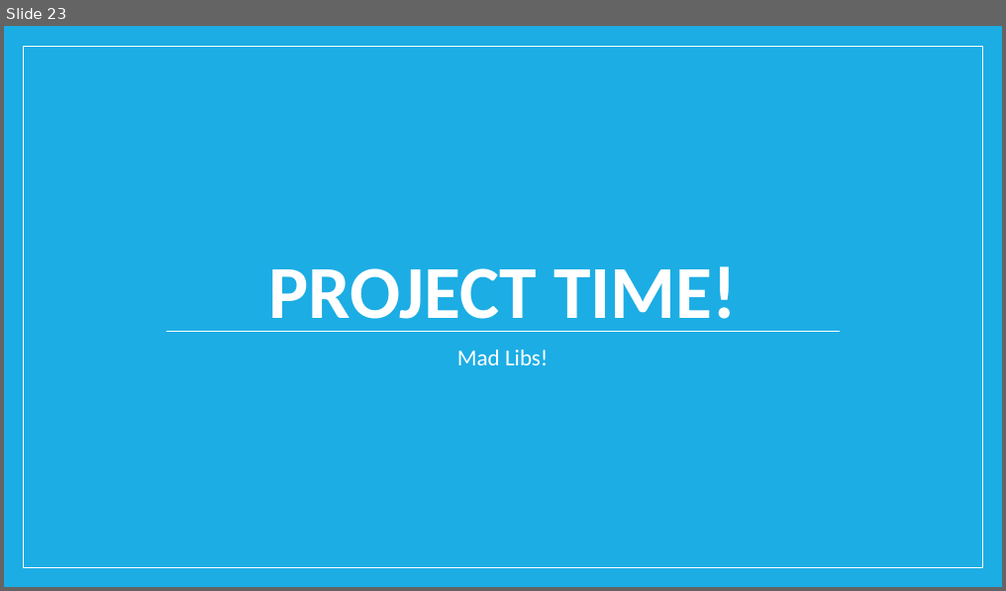
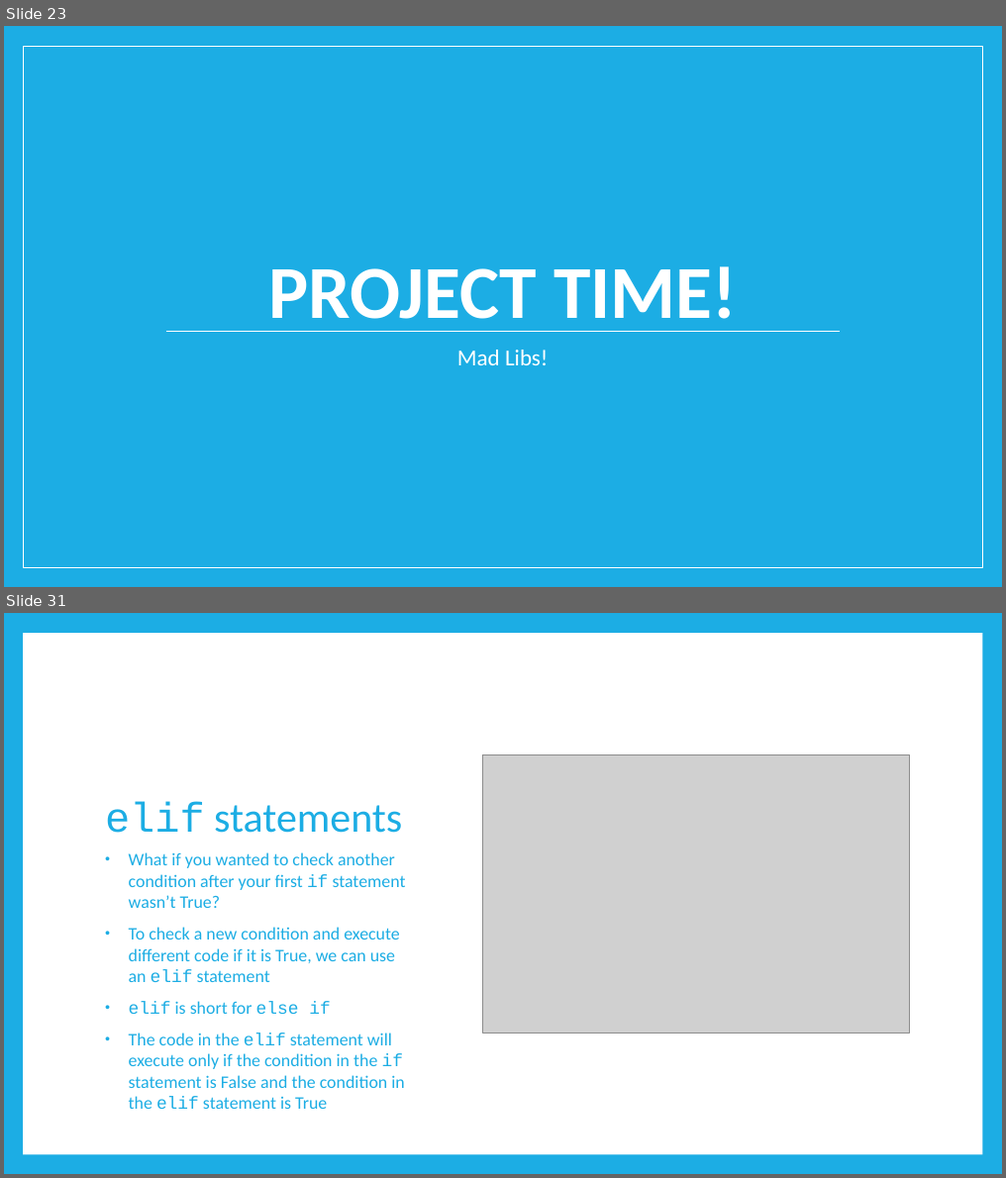
Before and after one commit to TristinSchlauch11/code-ninjas-python, a slide deck: Intro to Python.pptx. Shown one above the other, each under a label of ours: slide 23 before the commit, slides 23 and 31 after it; the slides between them are not shown. The pictures are 1006x591 and 1006x1178 pixels, drawn with LibreOffice and Linux fonts; fonts in the diff are those of the drawing; grey boxes stand for pictures. Boxes give left, top, right and bottom in pixels: in the first picture for what was removed or moved away, otherwise in the second. Text is boxed around its words. In the diff, an @@ line names an element or a change of style, - is before the commit and + after.

```diff
--- a/Intro to Python.pptx
+++ b/Intro to Python.pptx
@@ slide 31 added at [4, 613, 1002, 1174], background #1CADE4 @@
@@ rectangle added at [23, 633, 982, 1155], fill #FFFFFF @@
@@ picture added at [483, 755, 910, 1033] @@
@@ title added at [105, 802, 402, 833], 40 pt, text #1CADE4 @@
+elif statements
@@ text added at [129, 853, 406, 1109], 17 pt, text #1CADE4 @@
+• What if you wanted to check another condition after your first if statement wasn’t True?
+• To check a new condition and execute different code if it is True, we can use an elif statement
+• elif is short for else if
+• The code in the elif statement will execute only if the condition in the if statement is False and the condition in the elif statement is True
```
Also in this commit, not shown: 26 other slides added, 1 other file.
